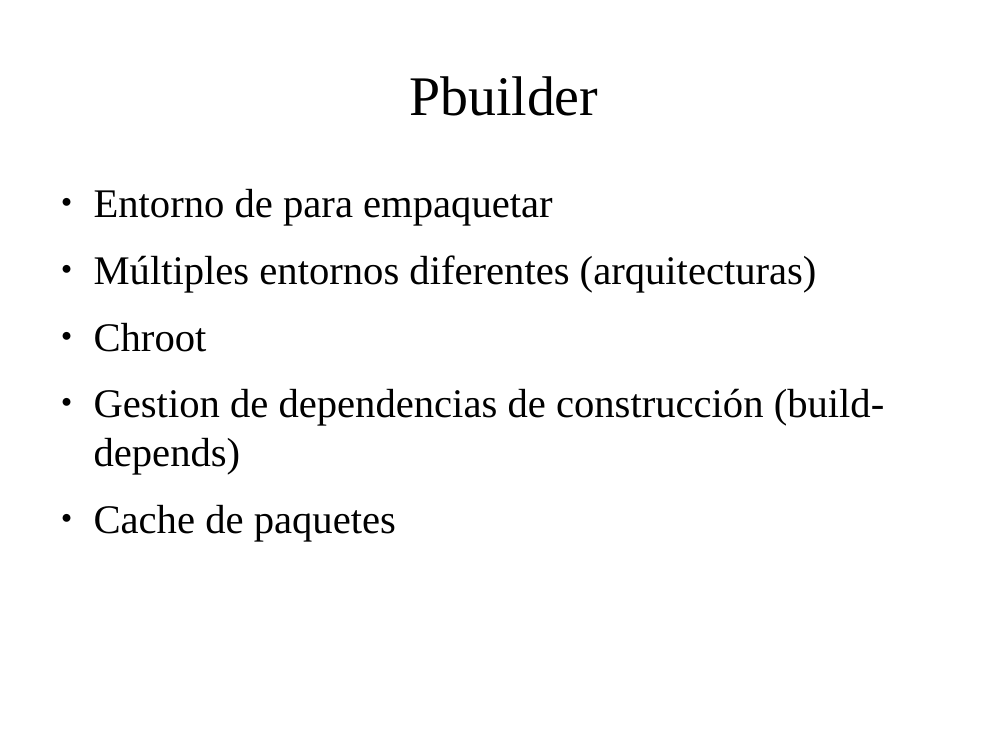
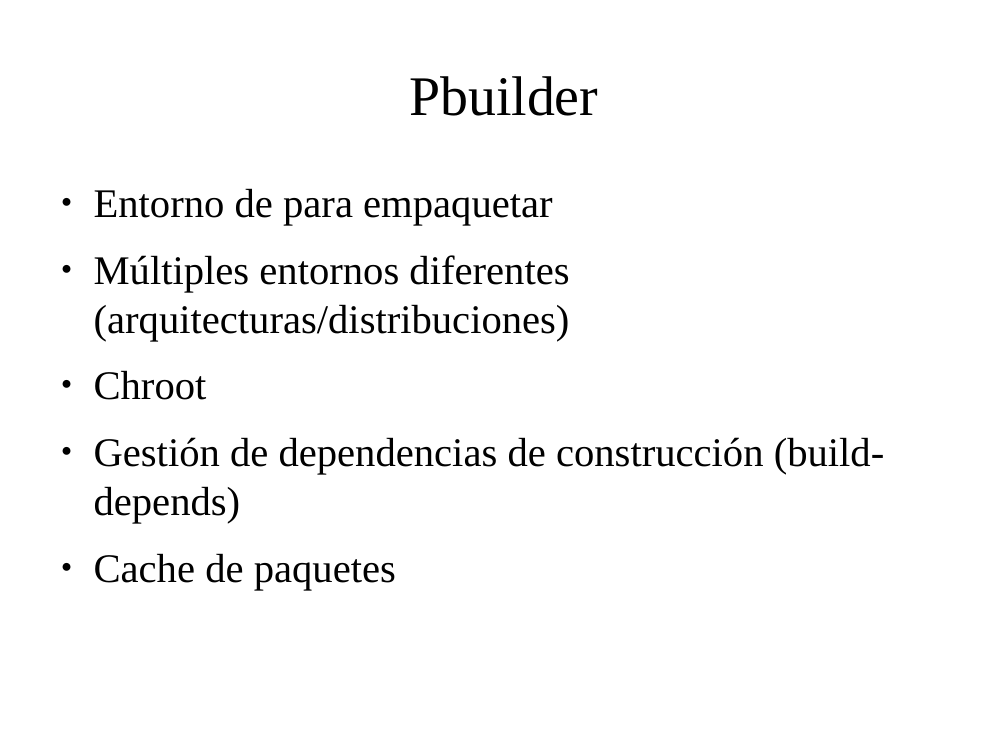
Before and after one commit to HuayraLinux/charlas, a slide deck: slide 5 of talleres/empaquetado/empaquetando.odp. Drawn at 1008x756 pixels with LibreOffice and Linux fonts; fonts in the diff are those of the drawing; background and template pictures are left out. Boxes give left, top, right and bottom in pixels: in the first picture for what was removed or moved away, otherwise in the second. Text is boxed around its words. In the diff, an @@ line names an element or a change of style, - is before the commit and + after.

```diff
--- a/talleres/empaquetado/empaquetando.odp
+++ b/talleres/empaquetado/empaquetando.odp
@@ text at box(94, 255, 570, 341): text changed @@
-● Múltiples entornos diferentes (arquitecturas)
+● Múltiples entornos diferentes (arquitecturas/distribuciones)
@@ text at box(94, 437, 885, 523): text changed @@
-● Gestion de dependencias de construcción (build-depends)
+● Gestión de dependencias de construcción (build-depends)
```
Also in this commit, not shown: 4 other slides changed, 4 slides added, 1 slide removed, 1 other file.
